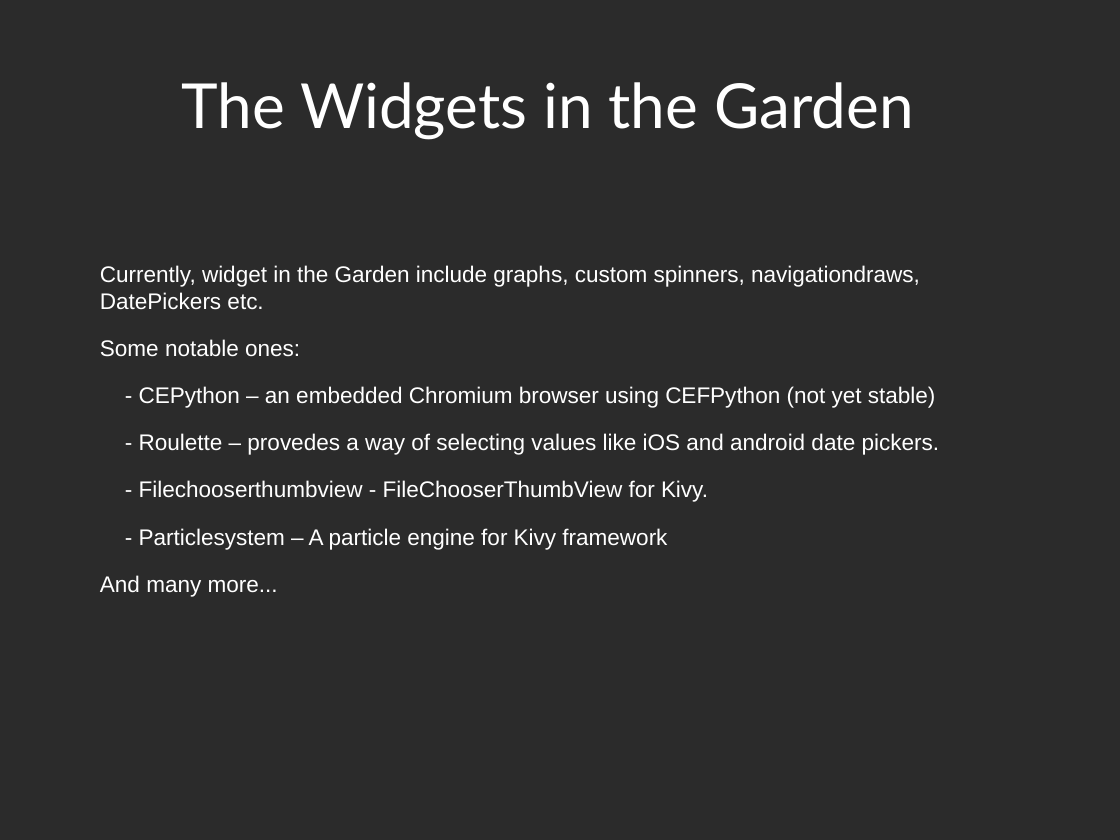
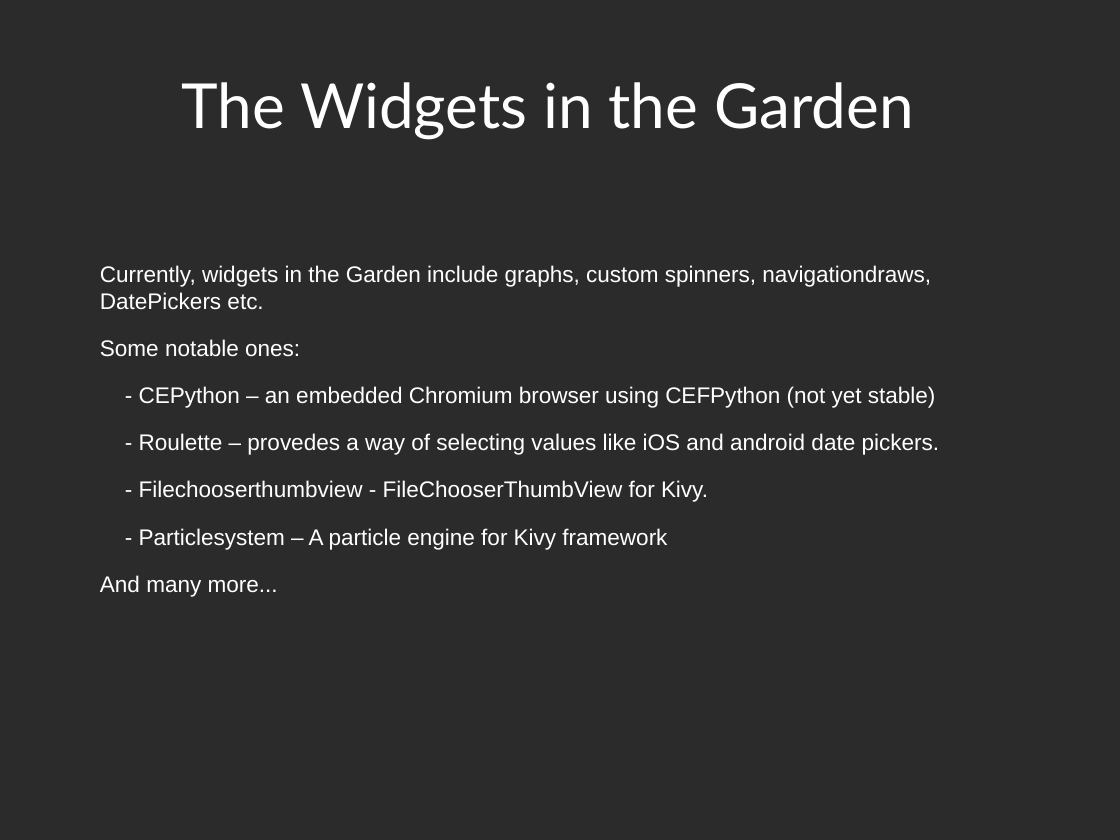
Before and after one commit to Zen-CODE/kivybits, a slide deck: slide 36 of PyCon/ZA 2013/PyCon.odp (slide 37 before the commit). Drawn at 1120x840 pixels with LibreOffice and Linux fonts; fonts in the diff are those of the drawing; background and template pictures are left out; a plain dark background stands for a picture behind light text. Boxes give left, top, right and bottom in pixels: in the first picture for what was removed or moved away, otherwise in the second. Text is boxed around its words. In the diff, an @@ line names an element or a change of style, - is before the commit and + after.

```diff
--- a/PyCon/ZA 2013/PyCon.odp
+++ b/PyCon/ZA 2013/PyCon.odp
@@ text at (x1=100, y1=265, x2=931, y2=310): text changed @@
-Currently, widget in the Garden include graphs, custom spinners, navigationdraws, DatePickers etc.
+Currently, widgets in the Garden include graphs, custom spinners, navigationdraws, DatePickers etc.
```
Also in this commit, not shown: 17 other slides changed, 1 slide removed, 1 other file.
